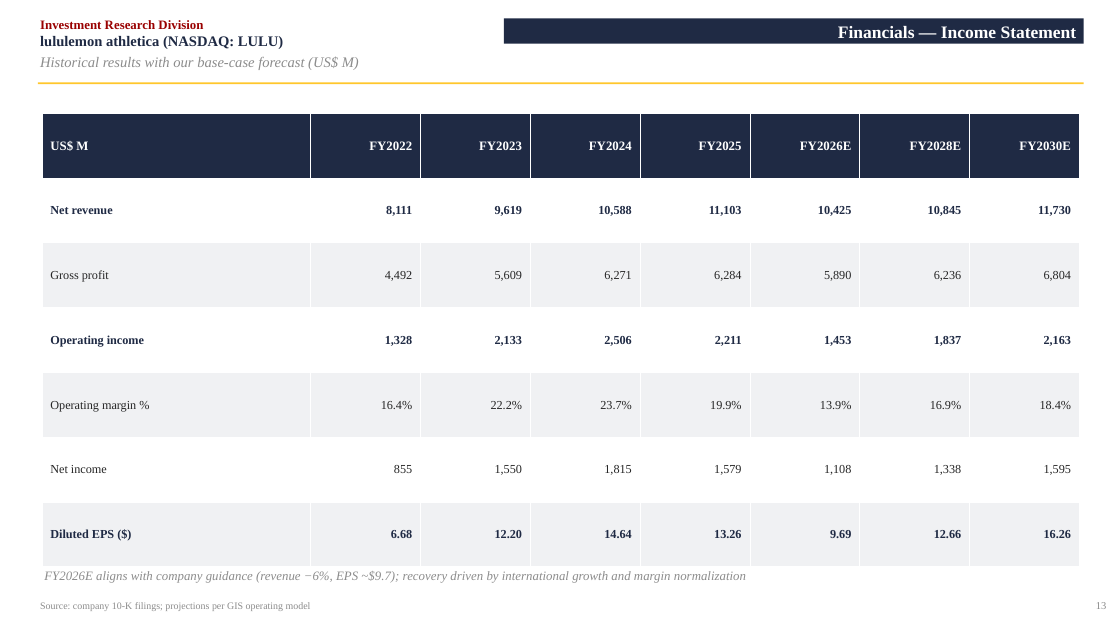
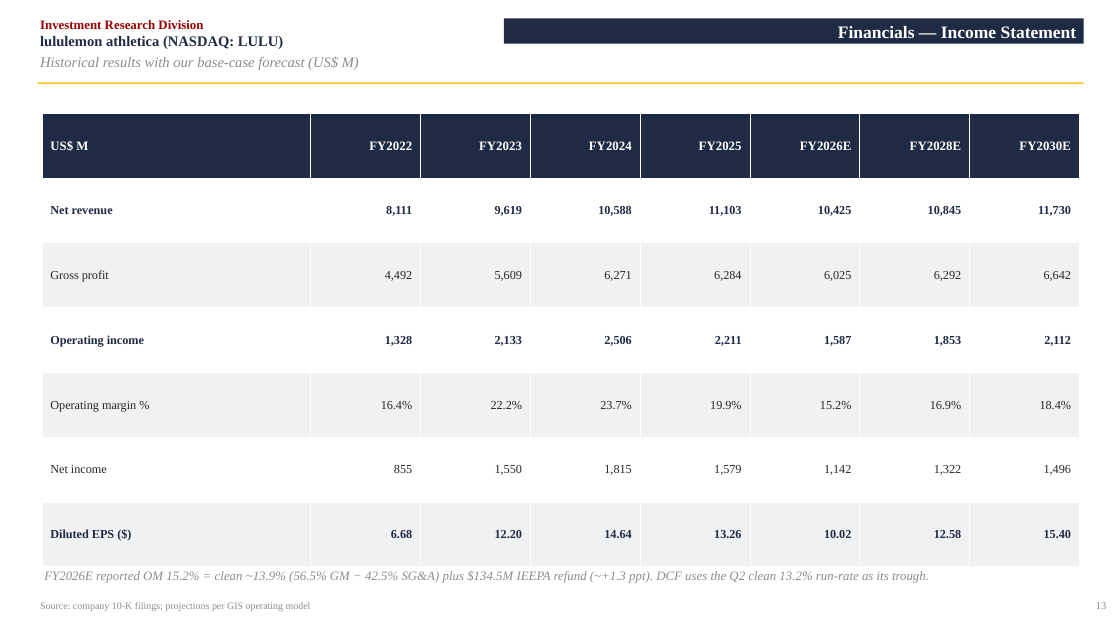
Before and after one commit to vengeanceaiUSC/RM, a slide deck: slide 14 of LULU/LULU_Investment_Pitch_Deck.pptx. Drawn at 1120x630 pixels with LibreOffice and Linux fonts; fonts in the diff are those of the drawing. Boxes give left, top, right and bottom in pixels: in the first picture for what was removed or moved away, otherwise in the second. Text is boxed around its words. In the diff, an @@ line names an element or a change of style, - is before the commit and + after.

```diff
--- a/LULU/LULU_Investment_Pitch_Deck.pptx
+++ b/LULU/LULU_Investment_Pitch_Deck.pptx
@@ table at box(42, 113, 1081, 567) @@
-row 3: Gross profit | 4,492 | 5,609 | 6,271 | 6,284 | 5,890 | 6,236 | 6,804
+row 3: Gross profit | 4,492 | 5,609 | 6,271 | 6,284 | 6,025 | 6,292 | 6,642
-row 4: Operating income | 1,328 | 2,133 | 2,506 | 2,211 | 1,453 | 1,837 | 2,163
+row 4: Operating income | 1,328 | 2,133 | 2,506 | 2,211 | 1,587 | 1,853 | 2,112
-row 5, column 6: 13.9%
+row 5, column 6: 15.2%
-row 6: Net income | 855 | 1,550 | 1,815 | 1,579 | 1,108 | 1,338 | 1,595
+row 6: Net income | 855 | 1,550 | 1,815 | 1,579 | 1,142 | 1,322 | 1,496
-row 7: Diluted EPS ($) | 6.68 | 12.20 | 14.64 | 13.26 | 9.69 | 12.66 | 16.26
+row 7: Diluted EPS ($) | 6.68 | 12.20 | 14.64 | 13.26 | 10.02 | 12.58 | 15.40
@@ text at box(44, 571, 929, 583): text changed @@
-FY2026E aligns with company guidance (revenue −6%, EPS ~$9.7); recovery driven by international growth and margin normalization
+FY2026E reported OM 15.2% = clean ~13.9% (56.5% GM − 42.5% SG&A) plus $134.5M IEEPA refund (~+1.3 ppt). DCF uses the Q2 clean 13.2% run-rate as its trough.
```
Also in this commit, not shown: 8 other slides changed, 5 other files.
